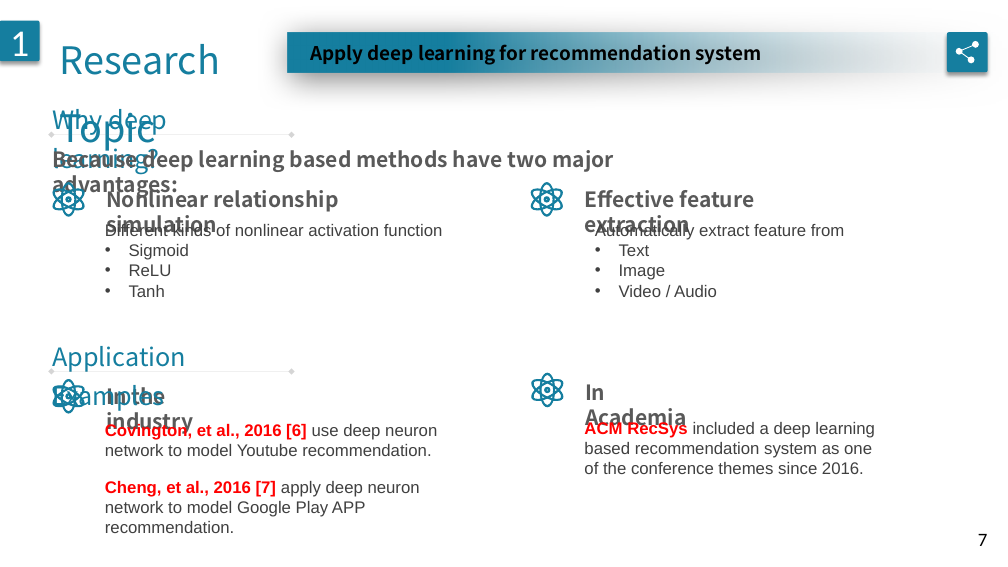
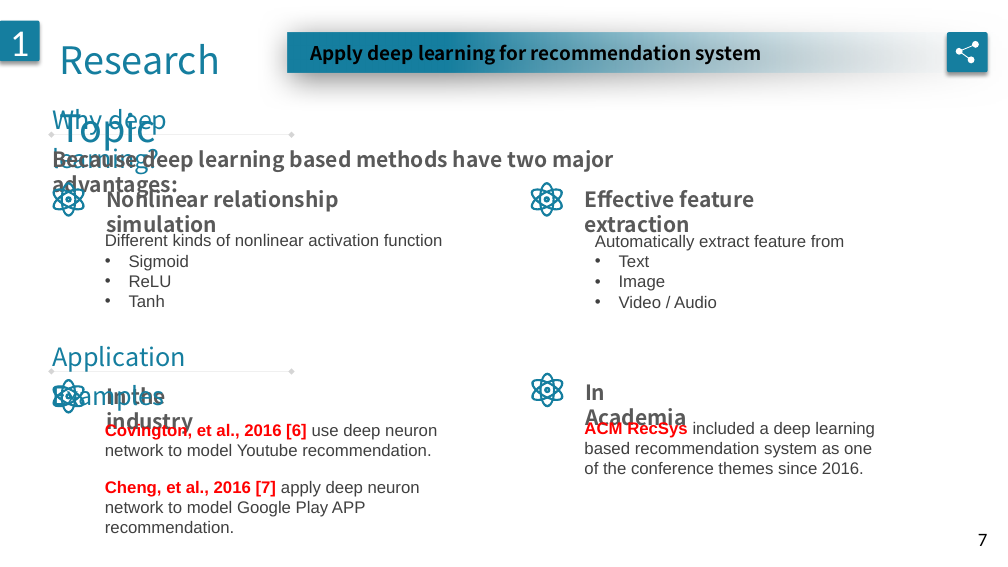
Before and after one commit to geminiwoo/oral-exam, a slide deck: slide 7 of 口試.pptx. Drawn at 1008x567 pixels with LibreOffice and Linux fonts; fonts in the diff are those of the drawing. Boxes give left, top, right and bottom in pixels: in the first picture for what was removed or moved away, otherwise in the second. Text is boxed around its words. In the diff, an @@ line names an element or a change of style, - is before the commit and + after.

```diff
--- a/口試.pptx
+++ b/口試.pptx
@@ text "Different kinds of nonlinear activation ...": place and size @@
-text "Different kinds of nonlinear activation ..." at <box>105,222,443,297</box>
+text "Different kinds of nonlinear activation ..." at <box>105,234,443,307</box>
@@ text "Automatically extract feature from": place and size @@
-text "Automatically extract feature from" at <box>595,222,845,297</box>
+text "Automatically extract feature from" at <box>595,235,845,308</box>
```
Also in this commit, not shown: 1 other slide changed, 10 other files.
